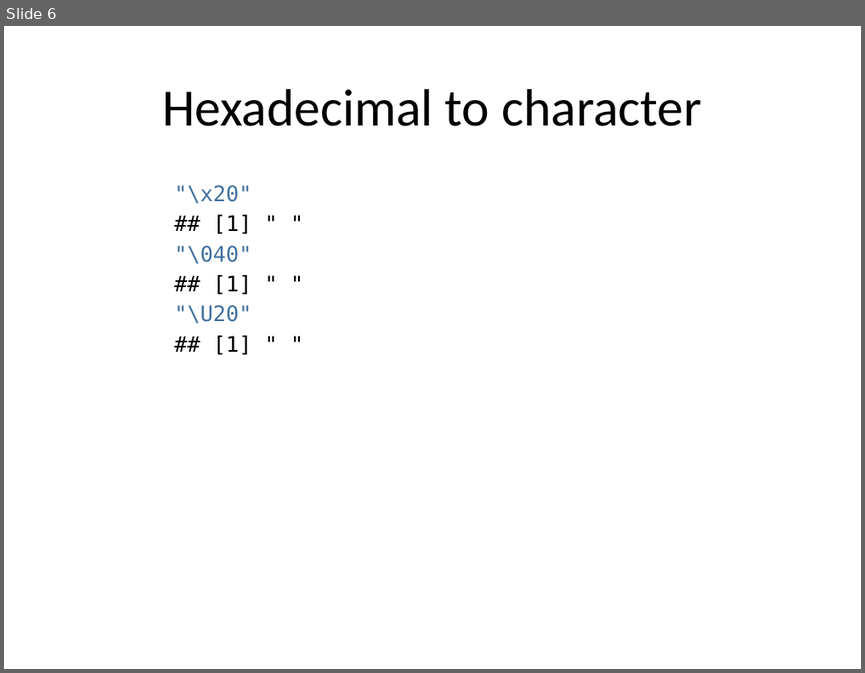
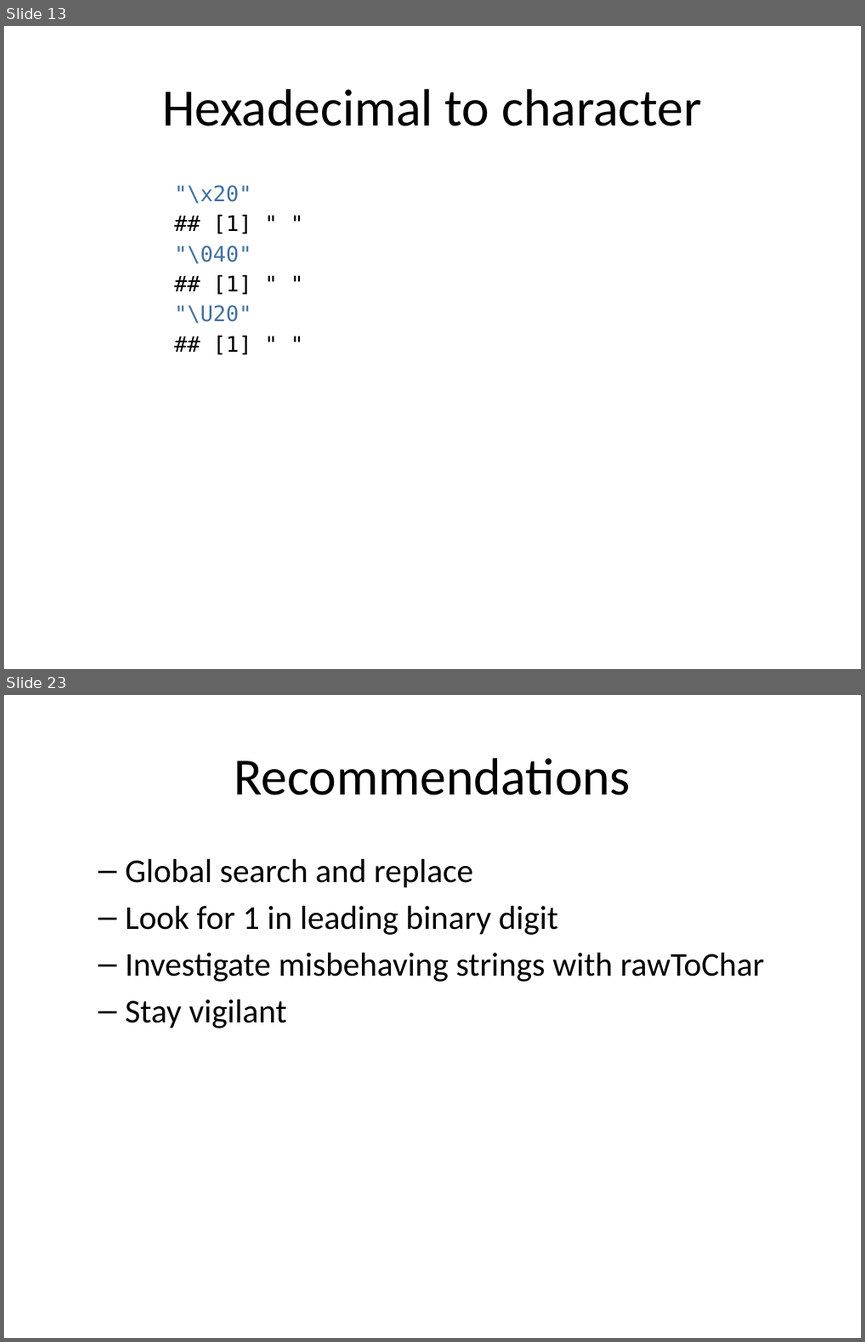
Before and after one commit to pmean/oddball-characters, a slide deck: results/oddball-characters.pptx. Shown one above the other, each under a label of ours: slide 6 before the commit, slides 13 and 23 after it; the slides between them are not shown. The pictures are 865x673 and 865x1342 pixels, drawn with LibreOffice and Linux fonts; fonts in the diff are those of the drawing. Boxes give left, top, right and bottom in pixels: in the first picture for what was removed or moved away, otherwise in the second. Text is boxed around its words. In the diff, an @@ line names an element or a change of style, - is before the commit and + after.

```diff
--- a/results/oddball-characters.pptx
+++ b/results/oddball-characters.pptx
@@ slide 23 added at (4,695,861,1338), background #FFFFFF @@
@@ title added at (234,758,630,795), 44 pt, text #000000 @@
+Recommendations
@@ text added at (125,858,764,1028), 28 pt, text #000000 @@
+  – Global search and replace
+  – Look for 1 in leading binary digit
+  – Investigate misbehaving strings with rawToChar
+  – Stay vigilant
@@ what was slide 6 is now slide 13 @@
```
Also in this commit, not shown: 2 slides changed, 16 other slides added, 9 other files.
